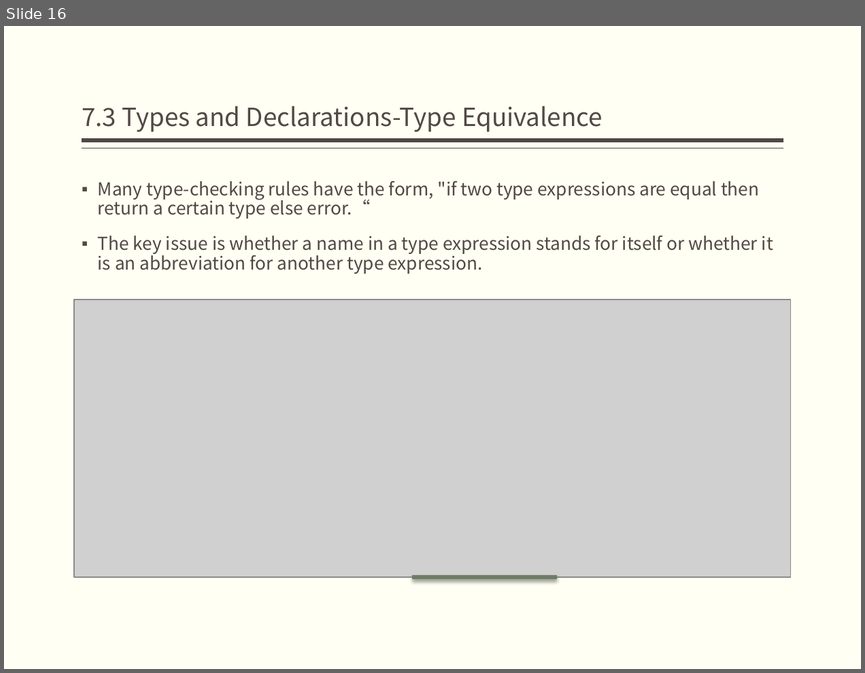
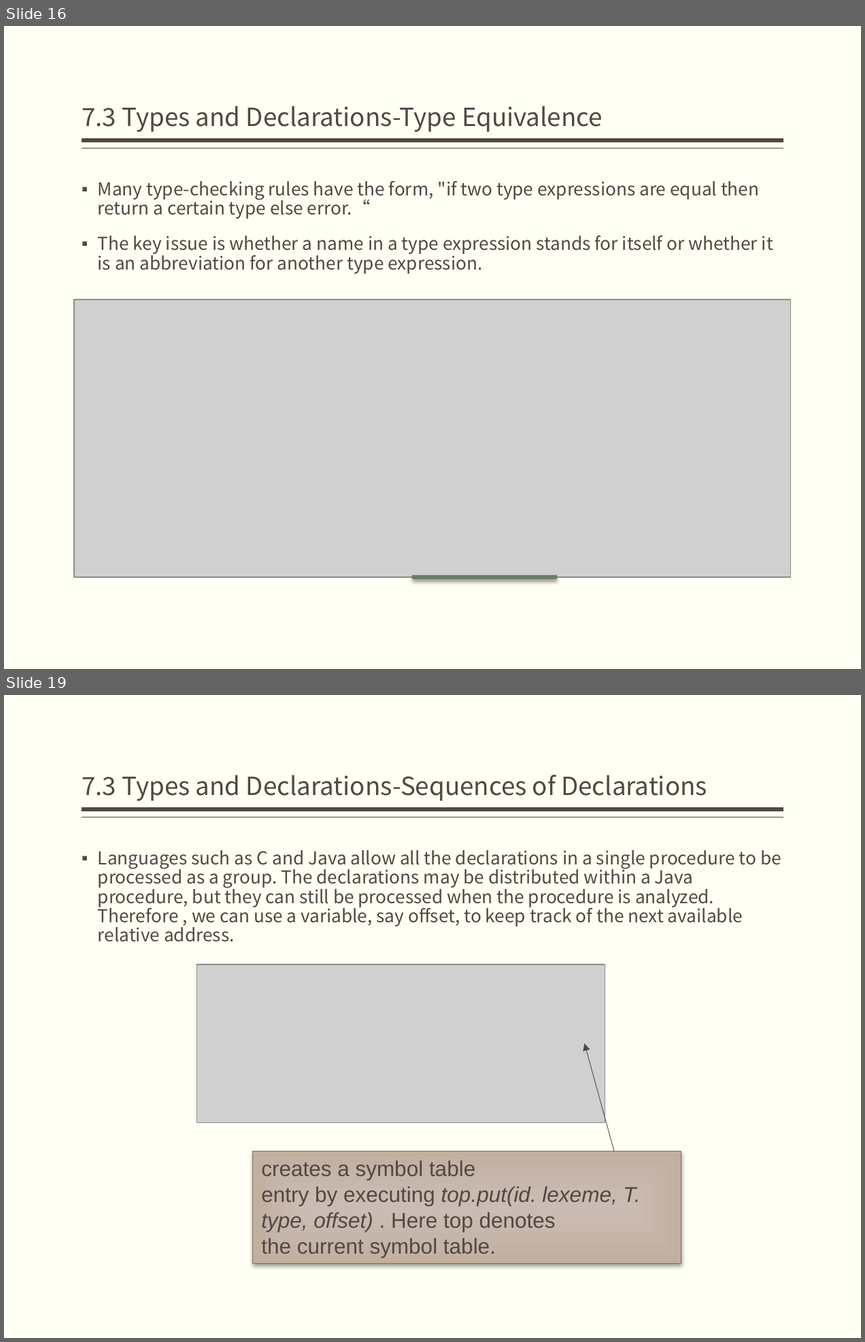
Before and after one commit to bonkboykz/jz81.github.io, a slide deck: course/compiler/LectureNotes/(Spring2017)Lecture7.pptx. Shown one above the other, each under a label of ours: slide 16 before the commit, slides 16 and 19 after it; the slides between them are not shown. The pictures are 865x673 and 865x1342 pixels, drawn with LibreOffice and Linux fonts; fonts in the diff are those of the drawing; grey boxes stand for pictures. Boxes give left, top, right and bottom in pixels: in the first picture for what was removed or moved away, otherwise in the second. Text is boxed around its words. In the diff, an @@ line names an element or a change of style, - is before the commit and + after.

```diff
--- a/course/compiler/LectureNotes/(Spring2017)Lecture7.pptx
+++ b/course/compiler/LectureNotes/(Spring2017)Lecture7.pptx
@@ slide 19 added at [4,695,861,1338], background #FFFFF3; not listed: 2 template elements that a slide beside it also shows @@
@@ title added at [82,775,707,801], 21 pt, text #514843 @@
+7.3 Types and Declarations-Sequences of Declarations
@@ text added at [98,850,781,942], 15 pt, text #514843 @@
+▪ Languages such as C and Java allow all the declarations in a single procedure to be processed as a group. The declarations may be distributed within a Java procedure, but they can still be processed when the procedure is analyzed. Therefore , we can use a variable, say offset, to keep track of the next available relative address.
@@ picture added at [197,964,604,1121] @@
@@ arrow added from (614, 1151) to (584, 1043), #514843 0.5 pt @@
@@ rectangle added at [252,1151,681,1263], fill gradient #CCBDB3 to #C2AEA1, outline #806F63 0.5 pt, 18 pt, text #514843 @@
+creates a symbol table
+entry by executing top.put(id. lexeme, T. type, offset) . Here top denotes
+the current symbol table.
```
Also in this commit, not shown: 1 slide changed, 4 other slides added.
